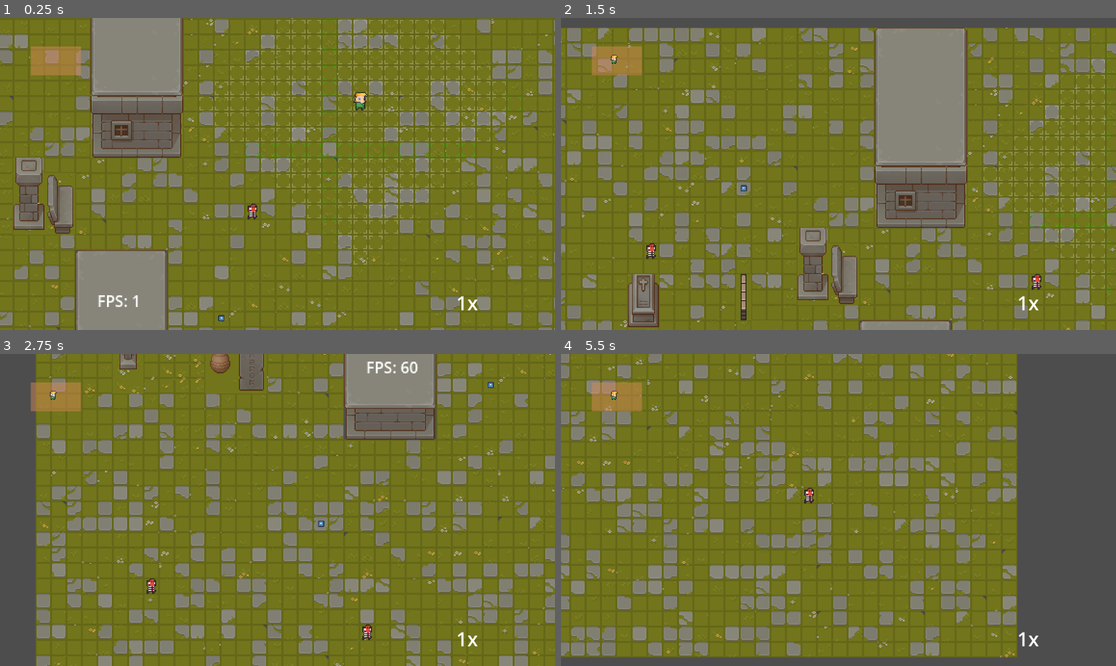
Above: before the commit, frames 1-4 (two rows, left to right).
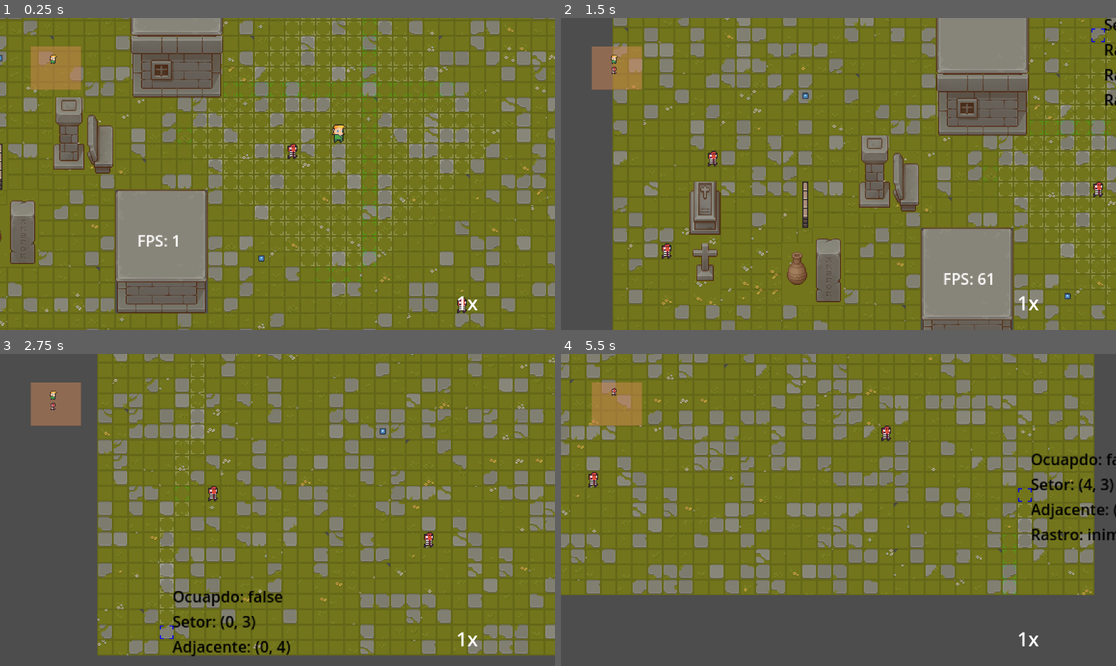
Above: after the commit, the same moments.

Repository: Donklii/QUINTO
Game: Godot game, scene res://Gerenciadores/mapa.tscn
The game is run twice, just before and just after one commit, with the same random seed, the same clock (stepped at 60 frames per second) and the same inputs. The engine's default icon, where the game draws it, is replaced by a stand-in: a white triangle on a blue panel in a dark square.
Inputs (mouse positions are in pixels of both pictures, inside the frame that each line leads up to):
- Up to frame 1 (0.25 s): no input
- Up to frame 2 (1.5 s): move the mouse to (1077, 308) at 0.52 s; hold A (A) 0.53-1.28 s; tap D (D) at 0.8, 1.35 s; move the mouse to (1104, 33) at 1.27 s
- Up to frame 3 (2.75 s): tap S (S) at 1.55 s; move the mouse to (160, 644) at 2.02 s; hold S (S) from 2.03 s (still down); tap A (A) at 2.3 s
- Up to frame 4 (5.5 s): move the mouse to (710, 385) at 2.77 s; release S (S) at 2.78 s; tap A (A) at 2.85, 4.55 s; tap D (D) at 3.05, 5.3 s; move the mouse to (1104, 591) at 3.52 s; hold D (D) 3.53-4.28 s; tap S (S) at 3.8, 4.35 s; move the mouse to (1110, 485) at 4.27 s; move the mouse to (1027, 488) at 5.02 s; hold W (W) from 5.03 s (still down)

The runs differ from the first frame. In frame 1, 46% of the frame differs, in the area x 0-100%, y 0-100%; in frame 2, 53%; in frame 3, 44%; in frame 4, 51%.

Commit message:
ARVORE DE DECISÃO + OTIMIZAÇÃO

Diff:
--- a/Classes/personagem.gd
+++ b/Classes/personagem.gd
@@ -8,6 +8,8 @@
 var MaxDeAcoes: int = 2
 var ativo: bool = false
 var pronto_para_fim_da_acao: bool = true
+
+var arvore_de_decisao: Selector
 
 signal recuperou_vida
 signal causou_dano
@@ -31,6 +33,15 @@
 
 	set_quadrante()
 
+	arvore_de_decisao = criar_arvore_decisao()
+
+
+func _process(_delta: float) -> void:
+	if abs(velocity.x) > 10 or abs(velocity.y) >10:
+		$AnimatedSprite2D.play("default")
+	else:
+		$AnimatedSprite2D.play("idle")
+
 
 ## ⎯⎯⎯⎯⎯  𝌅 🌲 ÁRVORE DE DECISÃO 🌲 𝌅  ⎯⎯⎯⎯⎯
 
@@ -40,7 +51,7 @@
 
 	game_manager.comeco_da_acao.emit()
 
-	await decidirAcao()
+	await arvore_de_decisao.execute()
 
 	while not pronto_para_fim_da_acao:
 		await get_tree().process_frame
@@ -61,20 +72,6 @@
 
 func finalizarTurno():
 	acabou_turno.emit()
-
-
-func decidirAcao() -> void:
-	var inimigoProximo: Personagem = detectarInimigos()
-
-	if inimigoProximo:
-		await causarDano(inimigoProximo)
-		return
-
-	var quadrantebusca: Quadrante = buscarQuadrante()
-
-	if quadrantebusca:
-		await mover_ate_quadrante(quadrantebusca)
-		return
 
 
 func detectarInimigos() -> Personagem:
@@ -224,3 +221,60 @@
 
 	global_position = quadranteAtual.global_position
 	quadrante_do_alvo.mudarCor(Color(1,1,1,0.25))
+
+
+
+func criar_arvore_decisao() -> Selector:
+	var root_selector = Selector.new()
+
+	#--------------inimigo_sequence--------------
+	var inimigo_sequence = Sequence.new()
+
+	var detectar_inimigo_condition = Condition.new()
+	detectar_inimigo_condition.set_function(self, "_detectar_inimigos")
+	inimigo_sequence.add_child(detectar_inimigo_condition)
+
+	var causar_dano_action = Action.new()
+	causar_dano_action.set_function(self, "_causar_dano")
+	inimigo_sequence.add_child(causar_dano_action)
+
+
+	root_selector.add_child(inimigo_sequence)
+
+	#--------------busca_sequence--------------
+	var busca_sequence = Sequence.new()
+
+	var buscar_quadrante_condition = Condition.new()
+	buscar_quadrante_condition.set_function(self, "_buscar_quadrante")
+	busca_sequence.add_child(buscar_quadrante_condition)
+
+	var mover_ate_quadrante_action = Action.new()
+	mover_ate_quadrante_action.set_function(self, "_mover_ate_quadrante")
+	busca_sequence.add_child(mover_ate_quadrante_action)
+
+
+	root_selector.add_child(busca_sequence)
+
+
+	return root_selector
+
+
+func _detectar_inimigos() -> bool:
+	return detectarInimigos() != null
+
+func _causar_dano() -> bool:
+	var inimigo_proximo: Personagem = detectarInimigos()
+	if inimigo_proximo:
+		await causarDano(inimigo_proximo)
+		return true
+	return false
+
+func _buscar_quadrante() -> bool:
+	return buscarQuadrante() != null
+
+func _mover_ate_quadrante() -> bool:
+	var quadrante_busca: Quadrante = buscarQuadrante()
+	if quadrante_busca:
+		await mover_ate_quadrante(quadrante_busca)
+		return true
+	return false
--- a/Classes/rastros.gd
+++ b/Classes/rastros.gd
@@ -1,4 +1,4 @@
-extends Node
+extends Object
 class_name Rastro
 
 var nome: String
--- a/Gerenciadores/mapa.tscn
+++ b/Gerenciadores/mapa.tscn
@@ -2277,7 +2277,7 @@
 position_smoothing_enabled = true
 
 [node name="Protagonista" parent="." instance=ExtResource("3_ci34q")]
-position = Vector2(311, -187)
+position = Vector2(250, -93)
 
 [node name="Inimigo" parent="." instance=ExtResource("4_rfj0g")]
 position = Vector2(373, 91)
--- a/Gerenciadores/quadrante.gd
+++ b/Gerenciadores/quadrante.gd
@@ -76,22 +76,22 @@
 func adicionar_rastro(rastroNovo:Rastro) -> void:
 	if ocupado:
 		if !rastroNovo.passa_por_personagem and rastroNovo.emissor != donoAtual:
-			rastroNovo.queue_free()
+			rastroNovo.free()
 			return
 
 	for rastroatual in lista_de_rastros:
 		if rastroatual.equals(rastroNovo):
-			rastroNovo.queue_free()
+			rastroNovo.free()
 			return
 
 		elif rastroatual.nome == rastroNovo.nome and rastroatual.emissor == rastroNovo.emissor:
 
 			if  rastroatual.forca >= rastroNovo.forca:
-				rastroNovo.queue_free()
+				rastroNovo.free()
 				return
 			else:
 				rastroatual.forca = rastroNovo.forca
-				rastroNovo.queue_free()
+				rastroNovo.free()
 				espalhar_rastro(rastroatual)
 				return
 
@@ -177,12 +177,11 @@
 	if ocupado:
 		for rastro in lista_de_rastros:
 			if !rastro.passa_por_personagem and rastro.emissor != donoAtual:
-
+				var emissor: Entidade = rastro.emissor
 				apagar_restos_de_rastro(rastro)
 
-				rastro.emissor.quadranteAtual.espalhar_rastros_bloqueaveis()
-
-				apagar_rastro(rastro)
+				emissor.quadranteAtual.espalhar_rastros_bloqueaveis()
+
 				await get_tree().process_frame # -lag
 
 
@@ -226,7 +225,7 @@
 
 func apagar_rastro(rastro: Rastro) -> void:
 	lista_de_rastros.erase(rastro)
-	rastro.queue_free()
+	rastro.free()
 
 
 
@@ -302,8 +301,8 @@
 	$Label.text += "\nSetor: "+ str(setor)
 	for setorAd in setoresAdjacentes:
 		$Label.text += str("\n")+str("Adjacente: ")+str(setorAd)
-	#for rastro in lista_de_rastros:
-	#	$Label.text += str(str("\n")+str("Rastro: ")+str(rastro.nome)+str(" Força: ")+str(rastro.forca))
+	for rastro in lista_de_rastros:
+		$Label.text += str(str("\n")+str("Rastro: ")+str(rastro.nome)+str(" Força: ")+str(rastro.forca))
 	$Label.visible = true
 
 
--- a/Gerenciadores/quadrante.tscn
+++ b/Gerenciadores/quadrante.tscn
@@ -30,7 +30,6 @@
 
 [node name="CollisionShape2D" type="CollisionShape2D" parent="."]
 shape = SubResource("RectangleShape2D_t1w7g")
-disabled = true
 
 [node name="Label" type="Label" parent="."]
 texture_filter = 1
--- /dev/null
+++ b/Nos/ActionNode.gd
@@ -0,0 +1,15 @@
+extends Object
+
+class_name Action
+
+var action_function: Callable
+
+func execute() -> bool:
+	if action_function:
+		return await action_function.call()
+	else:
+		print("Action: Nenhuma função atribuída!")
+		return false
+
+func set_function(target: Object, method_name: String) -> void:
+	action_function = Callable(target, method_name)
--- /dev/null
+++ b/Nos/ConditionNode.gd
@@ -0,0 +1,15 @@
+extends Object
+
+class_name Condition
+
+var condition_function: Callable
+
+func execute() -> bool:
+	if condition_function:
+		return await condition_function.call()
+	else:
+		print("Condition: Nenhuma função de condição atribuída!")
+		return false
+
+func set_function(target: Object, method_name: String) -> void:
+	condition_function = Callable(target, method_name)
--- /dev/null
+++ b/Nos/SelectorNode.gd
@@ -0,0 +1,14 @@
+extends Object
+
+class_name Selector
+
+var children: Array = []
+
+func execute() -> bool:
+	for child in children:
+		if await child.execute():
+			return true
+	return false
+
+func add_child(child) -> void:
+	children.append(child)
--- /dev/null
+++ b/Nos/SequenceNode.gd
@@ -0,0 +1,14 @@
+extends Object
+
+class_name Sequence
+
+var children: Array = []
+
+func execute() -> bool:
+	for child in children:
+		if not await child.execute():
+			return false
+	return true
+
+func add_child(child) -> void:
+	children.append(child)
--- a/Personagens/Inimigos/inimigo.gd
+++ b/Personagens/Inimigos/inimigo.gd
@@ -18,12 +18,5 @@
 	rastrosDesejados = ["protagonista"]
 
 
-func _process(_delta: float) -> void:
-	if abs(velocity.x) > 10 or abs(velocity.y) >10:
-		$AnimatedSprite2D.play("default")
-	else:
-		$AnimatedSprite2D.stop()
-
-
 func _on_acabou_acao() -> void:
 	pass
--- a/Personagens/Inimigos/inimigo.tscn
+++ b/Personagens/Inimigos/inimigo.tscn
@@ -68,6 +68,14 @@
 "loop": true,
 "name": &"default",
 "speed": 5.0
+}, {
+"frames": [{
+"duration": 1.0,
+"texture": SubResource("AtlasTexture_udwjs")
+}],
+"loop": true,
+"name": &"idle",
+"speed": 5.0
 }]
 
 [node name="Inimigo" type="CharacterBody2D"]
@@ -79,9 +87,10 @@
 
 [node name="CollisionShape2D" type="CollisionShape2D" parent="."]
 shape = SubResource("RectangleShape2D_ps73b")
+disabled = true
 
 [node name="AnimatedSprite2D" type="AnimatedSprite2D" parent="."]
 sprite_frames = SubResource("SpriteFrames_3jfrq")
-frame_progress = 0.268854
+animation = &"idle"
 
 [connection signal="acabou_acao" from="." to="." method="_on_acabou_acao"]
--- a/Personagens/Protagonista/protagonista.gd
+++ b/Personagens/Protagonista/protagonista.gd
@@ -1,8 +1,11 @@
 extends Personagem
 class_name Protagonista
 
+var arvoreDeDecisao: Sequence
+
 var direcao: int
 var direcaoAnterior: int = -1
+
 var level:int = 1
 var xp: int = 0
 var xpNecessario: int = 2
@@ -30,32 +33,7 @@
 	rastrosDesejados = ["test", "tesouro", "inimigo"]
 
 
-
-func _process(_delta: float) -> void:
-	if abs(velocity.x) > 10 or abs(velocity.y) >10:
-		$AnimatedSprite2D.play("default")
-	else:
-		$AnimatedSprite2D.play("Idle")
-
-func decidirAcao() -> void:
-	var inimigoProximo: Personagem = detectarInimigos()
-
-	await procurar_por_vida()
-
-	if inimigoProximo:
-		await causarDano(inimigoProximo)
-		return
-
-	var quadrantebusca: Quadrante = buscarQuadrante()
-
-	if quadrantebusca:
-		await mover_ate_quadrante(quadrantebusca)
-		return
-
-	await escolher_direcao_aleatoria()
-
-
-func procurar_por_vida():
+func procurar_por_vida() -> void:
 	if get_meta("Hp") >= get_meta("MaxHp"):
 		if "vida" in rastrosDesejados:
 			rastrosDesejados.erase("vida")
@@ -67,7 +45,6 @@
 			await Global.create_and_start_timer(1,self)
 	elif not "vida" in rastrosDesejados:
 		rastrosDesejados.append("vida")
-
 
 func escolher_direcao_aleatoria(jaforam: Array[int] = []):
 	while direcao in jaforam or direcao == direcaoAnterior:
@@ -139,3 +116,74 @@
 	pronto_para_fim_da_acao = true
 
 	recuperar_vida(get_meta("MaxHp")-get_meta("Hp"))
+
+
+func criar_arvore_decisao() -> Selector:
+	var root_selector = Selector.new()
+
+	#--------------inimigo_sequence--------------
+	var inimigo_sequence = Sequence.new()
+
+	var procurar_por_vida_action = Action.new()
+	procurar_por_vida_action.set_function(self, "_procurar_por_vida")
+	inimigo_sequence.add_child(procurar_por_vida_action)
+
+	var detectar_inimigo_condition = Condition.new()
+	detectar_inimigo_condition.set_function(self, "_detectar_inimigos")
+	inimigo_sequence.add_child(detectar_inimigo_condition)
+
+	var causar_dano_action = Action.new()
+	causar_dano_action.set_function(self, "_causar_dano")
+	inimigo_sequence.add_child(causar_dano_action)
+
+	root_selector.add_child(inimigo_sequence)
+
+	#--------------busca_sequence--------------
+	var busca_sequence = Sequence.new()
+
+	var buscar_quadrante_condition = Condition.new()
+	buscar_quadrante_condition.set_function(self, "_buscar_quadrante")
+	busca_sequence.add_child(buscar_quadrante_condition)
+
+
+	var mover_ate_quadrante_action = Action.new()
+	mover_ate_quadrante_action.set_function(self, "_mover_ate_quadrante")
+	busca_sequence.add_child(mover_ate_quadrante_action)
+
+
+	root_selector.add_child(busca_sequence)
+	#--------------escolher_direcao_action--------------
+	var escolher_direcao_action = Action.new()
+	escolher_direcao_action.set_function(self, "_escolher_direcao_aleatoria")
+	root_selector.add_child(escolher_direcao_action)
+
+	return root_selector
+
+
+func _procurar_por_vida() -> bool:
+	await procurar_por_vida()
+	return true
+
+func _detectar_inimigos() -> bool:
+	return detectarInimigos() != null
+
+func _causar_dano() -> bool:
+	var inimigo_proximo: Personagem = detectarInimigos()
+	if inimigo_proximo:
+		await causarDano(inimigo_proximo)
+		return true
+	return false
+
+func _buscar_quadrante() -> bool:
+	return buscarQuadrante() != null
+
+func _mover_ate_quadrante() -> bool:
+	var quadrantebusca: Quadrante = buscarQuadrante()
+	if quadrantebusca:
+		await mover_ate_quadrante(quadrantebusca)
+		return true
+	return false
+
+func _escolher_direcao_aleatoria() -> bool:
+	await escolher_direcao_aleatoria()
+	return true
--- a/Personagens/Protagonista/protagonista.tscn
+++ b/Personagens/Protagonista/protagonista.tscn
@@ -6,14 +6,6 @@
 [ext_resource type="Script" path="res://Personagens/Protagonista/ups.gd" id="3_rj2wg"]
 [ext_resource type="Texture2D" uid="uid://cmjqoj1gpu2ov" path="res://Ups/HP.png" id="4_3e5dt"]
 [ext_resource type="Texture2D" uid="uid://bgje0ssoxwc35" path="res://Ups/SPEED.png" id="5_y2tqg"]
-
-[sub_resource type="AtlasTexture" id="AtlasTexture_skxg8"]
-atlas = ExtResource("2_qgx83")
-region = Rect2(128, 32, 16, 32)
-
-[sub_resource type="AtlasTexture" id="AtlasTexture_2l0jk"]
-atlas = ExtResource("2_qgx83")
-region = Rect2(144, 32, 16, 32)
 
 [sub_resource type="AtlasTexture" id="AtlasTexture_1ye8k"]
 atlas = ExtResource("2_qgx83")
@@ -39,19 +31,16 @@
 atlas = ExtResource("2_qgx83")
 region = Rect2(160, 32, 16, 32)
 
+[sub_resource type="AtlasTexture" id="AtlasTexture_skxg8"]
+atlas = ExtResource("2_qgx83")
+region = Rect2(128, 32, 16, 32)
+
+[sub_resource type="AtlasTexture" id="AtlasTexture_2l0jk"]
+atlas = ExtResource("2_qgx83")
+region = Rect2(144, 32, 16, 32)
+
 [sub_resource type="SpriteFrames" id="SpriteFrames_hajwu"]
 animations = [{
-"frames": [{
-"duration": 1.0,
-"texture": SubResource("AtlasTexture_skxg8")
-}, {
-"duration": 1.0,
-"texture": SubResource("AtlasTexture_2l0jk")
-}],
-"loop": true,
-"name": &"Idle",
-"speed": 1.0
-}, {
 "frames": [{
 "duration": 1.0,
 "texture": SubResource("AtlasTexture_1ye8k")
@@ -79,6 +68,17 @@
 "loop": false,
 "name": &"desvio",
 "speed": 5.0
+}, {
+"frames": [{
+"duration": 1.0,
+"texture": SubResource("AtlasTexture_skxg8")
+}, {
+"duration": 1.0,
+"texture": SubResource("AtlasTexture_2l0jk")
+}],
+"loop": true,
+"name": &"idle",
+"speed": 1.0
 }]
 
 [sub_resource type="RectangleShape2D" id="RectangleShape2D_y2c1j"]
@@ -95,12 +95,12 @@
 texture_filter = 1
 position = Vector2(0, -9)
 sprite_frames = SubResource("SpriteFrames_hajwu")
-animation = &"desvio"
+animation = &"idle"
 
 [node name="CollisionShape2D" type="CollisionShape2D" parent="."]
-visible = false
 position = Vector2(0, -1)
 shape = SubResource("RectangleShape2D_y2c1j")
+disabled = true
 
 [node name="Ups" type="CanvasLayer" parent="."]
 visible = false
